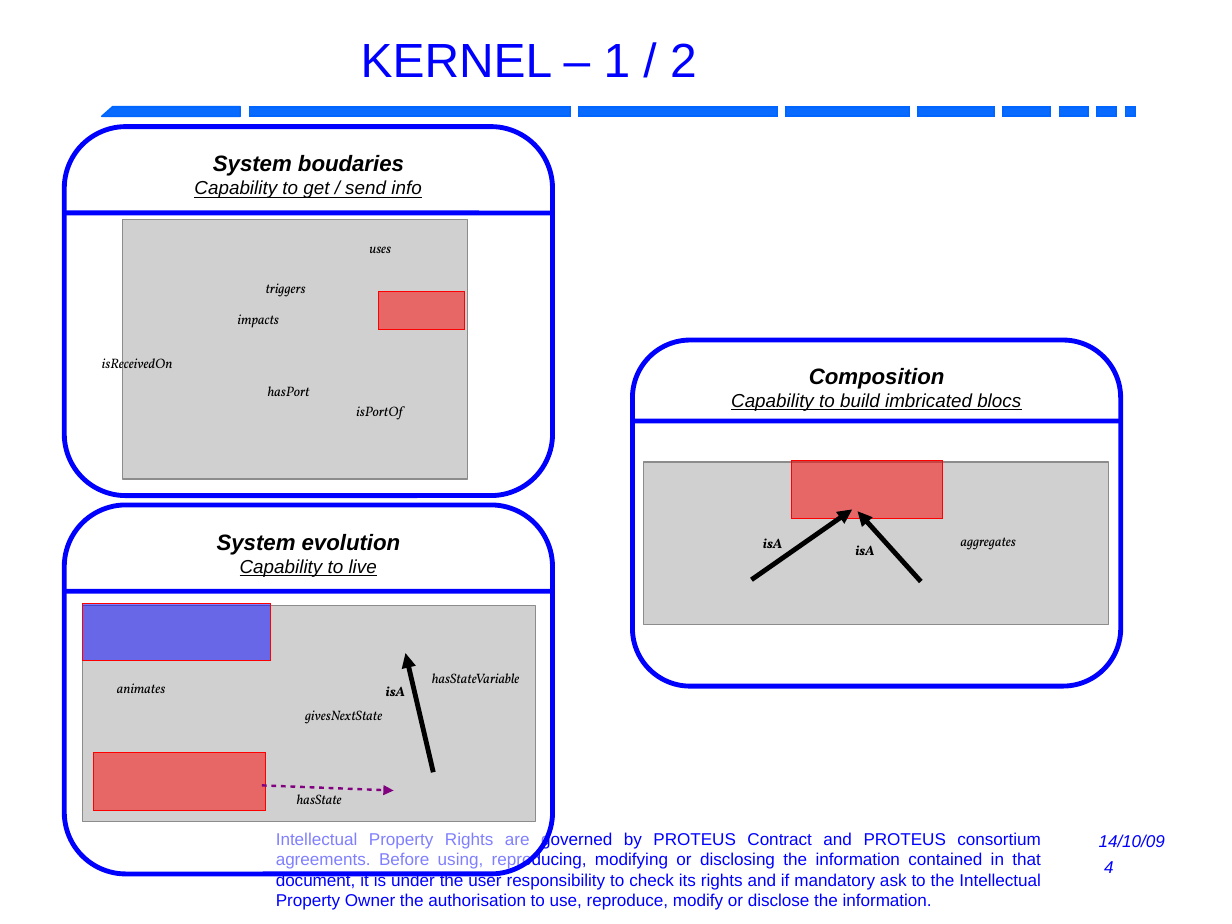
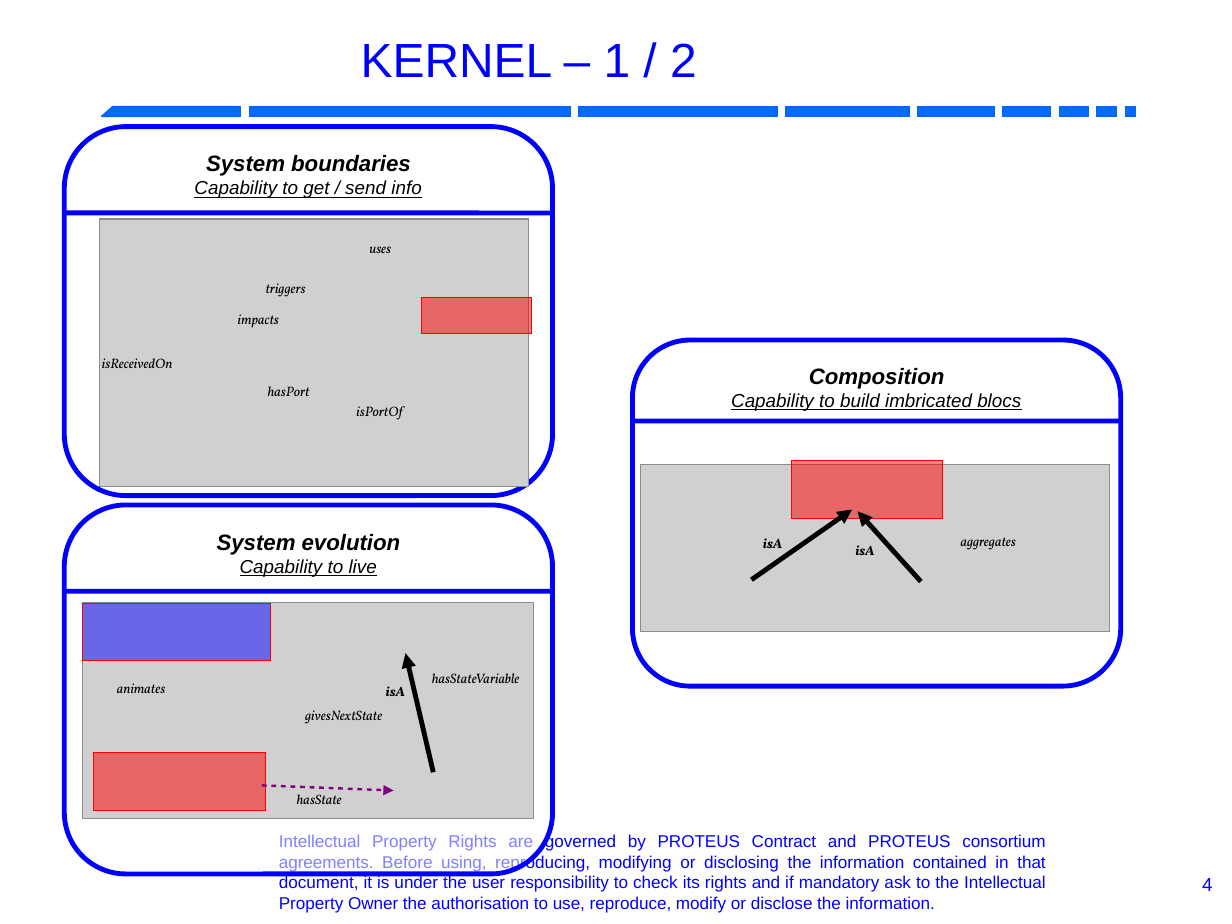
Before and after one commit to RobotML/RobotML, a slide deck: slide 4 of Ontologies/ORA/Meetings/20131103-IROS-Tokyo/R4.1.6-P5.9-ARoboticOntology.odp. Drawn at 1232x924 pixels with LibreOffice and Linux fonts; fonts in the diff are those of the drawing; grey boxes stand for pictures; background and template pictures are left out. Boxes give left, top, right and bottom in pixels: in the first picture for what was removed or moved away, otherwise in the second. Text is boxed around its words. In the diff, an @@ line names an element or a change of style, - is before the commit and + after.

```diff
--- a/Ontologies/ORA/Meetings/20131103-IROS-Tokyo/R4.1.6-P5.9-ARoboticOntology.odp
+++ b/Ontologies/ORA/Meetings/20131103-IROS-Tokyo/R4.1.6-P5.9-ARoboticOntology.odp
@@ text in rounded rectangle at (206,155,411,176): text changed @@
-System boudaries
+System boundaries
@@ picture: place and size @@
-picture at (123,219,468,479)
+picture at (100,219,529,487)
@@ rectangle: place and size @@
-rectangle at (378,292,464,329)
+rectangle at (421,297,531,333)
@@ picture: place and size @@
-picture at (643,462,1109,625)
+picture at (641,464,1110,632)
@@ picture: place and size @@
-picture at (83,606,536,822)
+picture at (83,602,533,818)
@@ text "Intellectual Property Rights are governed ...": place and size @@
-text "Intellectual Property Rights are governed ..." at (276,831,1041,910)
+text "Intellectual Property Rights are governed ..." at (279,833,1046,913)
@@ text removed at (1099,834,1165,847) @@
-14/10/09
@@ page number removed at (1104,861,1114,873) @@
-4
@@ page number added at (1202,878,1212,891), 11 pt, text #0000FF @@
+4
```
Also in this commit, not shown: 11 other slides changed, 4 slides added, 20 slides removed, 35 other files.
